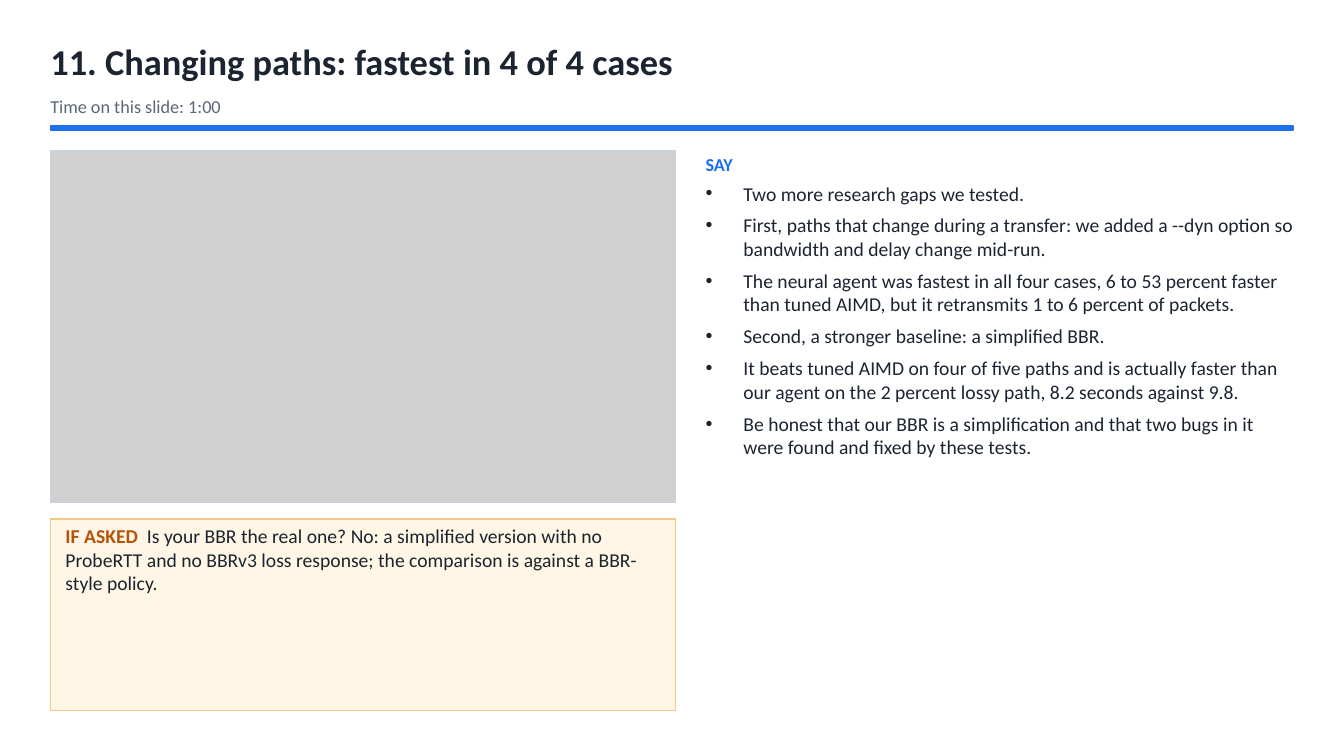
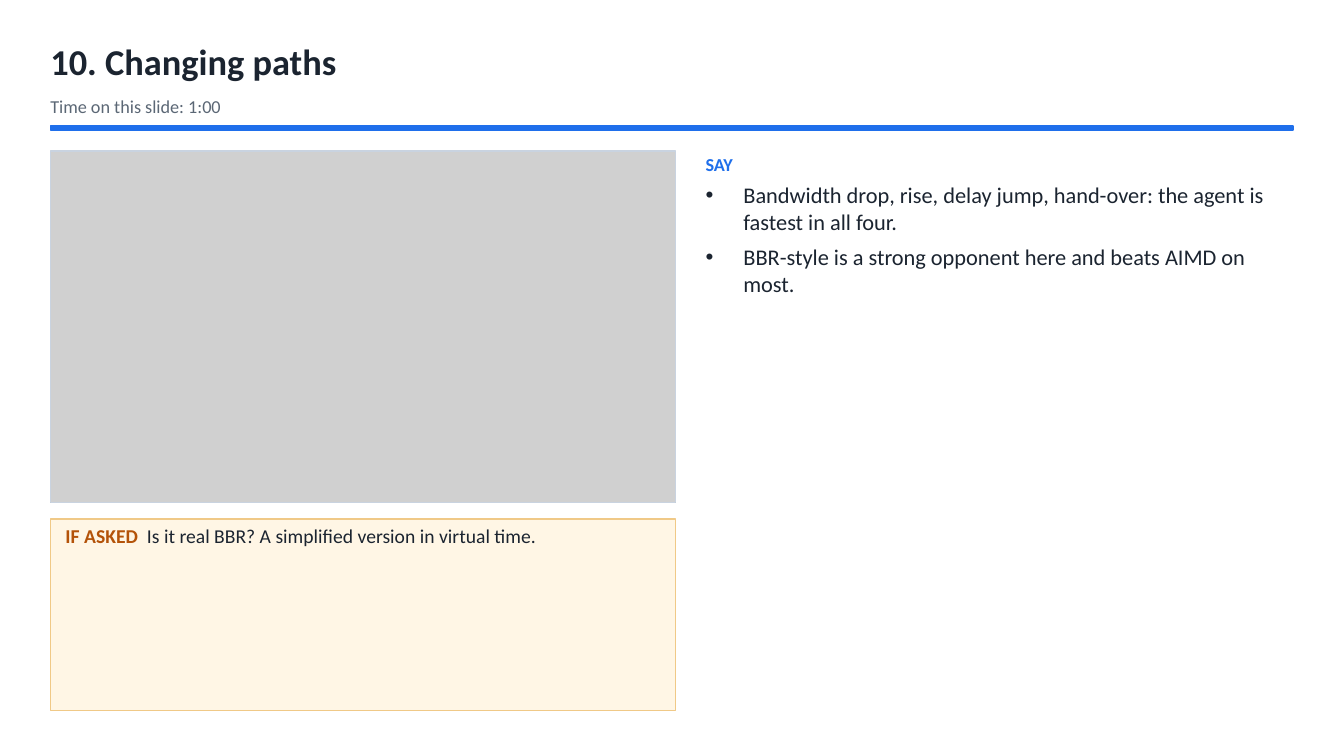
Before and after one commit to Capsturrrr/REPLIC, a slide deck: slide 12 of docs/final/RUDP_Host_Guide.pptx (slide 13 before the commit). Drawn at 1344x756 pixels with LibreOffice and Linux fonts; fonts in the diff are those of the drawing; grey boxes stand for pictures. Boxes give left, top, right and bottom in pixels: in the first picture for what was removed or moved away, otherwise in the second. Text is boxed around its words. In the diff, an @@ line names an element or a change of style, - is before the commit and + after.

```diff
--- a/docs/final/RUDP_Host_Guide.pptx
+++ b/docs/final/RUDP_Host_Guide.pptx
@@ text at (50,49,337,81): text changed @@
-11. Changing paths: fastest in 4 of 4 cases
+10. Changing paths
@@ text at (743,187,1264,292): text changed; size 14 to 16 pt @@
-• Two more research gaps we tested.
-• First, paths that change during a transfer: we added a --dyn option so bandwidth and delay change mid-run.
-• The neural agent was fastest in all four cases, 6 to 53 percent faster than tuned AIMD, but it retransmits 1 to 6 percent of packets.
-• Second, a stronger baseline: a simplified BBR.
-• It beats tuned AIMD on four of five paths and is actually faster than our agent on the 2 percent lossy path, 8.2 seconds against 9.8.
-• Be honest that our BBR is a simplification and that two bugs in it were found and fixed by these tests.
+• Bandwidth drop, rise, delay jump, hand-over: the agent is fastest in all four.
+• BBR-style is a strong opponent here and beats AIMD on most.
@@ text at (65,529,535,546): text changed @@
-IF ASKED Is your BBR the real one? No: a simplified version with no ProbeRTT and no BBRv3 loss response; the comparison is against a BBR-style policy.
+IF ASKED Is it real BBR? A simplified version in virtual time.
```
Also in this commit, not shown: 37 other slides changed, 5 slides removed, 9 other files.
